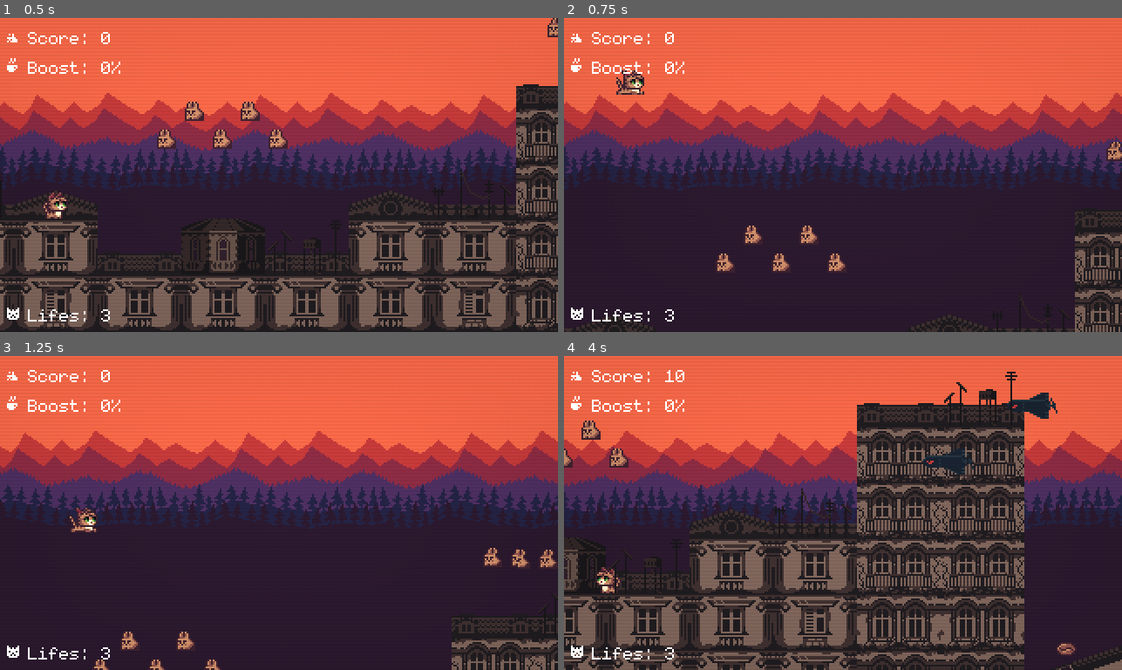
Above: before the commit, frames 1-4 (two rows, left to right).
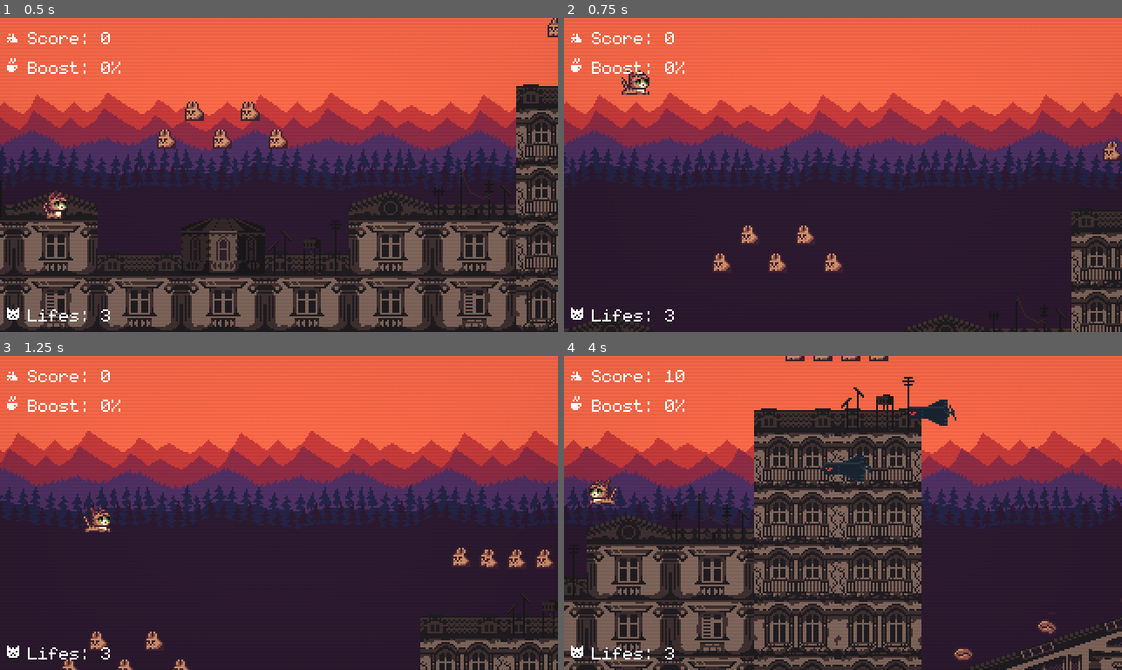
Above: after the commit, the same moments.

Repository: darkgraycat/marcy-runner-gd
Game: Godot game, scene res://autoload/main.tscn
Two runs of this game, one before a commit and one after it. Both use one fixed random seed, a clock stepped at 60 frames per second and the inputs below.
Inputs:
- Up to frame 1 (0.5 s): no input
- Up to frame 2 (0.75 s): tap Enter (debug_action) at 0.5 s; hold W (move_right) from 0.53 s (still down); hold Space (jump) from 0.53 s (still down)
- Up to frame 3 (1.25 s): keep holding W (move_right); keep holding Space (jump)
- Up to frame 4 (4 s): release W (move_right) at 1.28 s; release Space (jump) at 1.28 s; hold Q (move_left) 1.28-2.03 s; tap Space (jump) at 1.35, 1.52, 1.82, 2.85, 3.02, 3.32 s; hold Space (jump) 2.03-2.78 s; hold W (move_right) 2.03-3.53 s; hold Q (move_left) from 3.53 s (still down); hold Space (jump) from 3.53 s (still down)

Frame 1 is identical in both runs. In frame 2, 4.8% of the frame differs, in the area x 0-100%, y 16-100%; in frame 3, 9.2%; in frame 4, 45%, in the area x 0-100%, y 0-100%.

Commit message:
feat(): renamed stats to attributes

Diff:
--- /dev/null
+++ b/components/c_attributes.gd
@@ -0,0 +1,49 @@
+class_name CAttributes extends Node
+
+signal changed(key: String, value: float)
+signal switched(key: String, value: bool)
+
+@export var data: CAttributesResource
+
+
+func _ready() -> void:
+	assert(data, "CAttributesResource is not defined")
+	data._init()
+
+
+func getv(key: String) -> float:
+	return data._attrs[key]
+
+
+func setv(key: String, value: float) -> void:
+	data._attrs[key] = value
+	changed.emit(key, value)
+
+
+func modv(key: String, value: float) -> float:
+	setv(key, value)
+	return data._attrs[key]
+
+
+func geti(key: String) -> int:
+	return int(data._attrs[key])
+
+
+func seti(key: String, value: int) -> void:
+	data._attrs[key] = float(value)
+	changed.emit(key, value)
+
+
+func modi(key: String, value: int) -> int:
+	seti(key, value)
+	return int(data._attrs[key])
+
+
+
+func enabled(key: String) -> bool:
+	return data._attrs[key] > 0.0
+
+
+func switch(key: String, flag: bool) -> void:
+	data._attrs[key] = 1.0 if flag else 0.0
+	switched.emit(key, flag)
--- a/components/stats/stats.resource.gd
+++ b/components/c_attributes.resource.gd
@@ -1,4 +1,4 @@
-@abstract class_name StatsResource extends Resource
+@abstract class_name CAttributesResource extends Resource
 
 var _attrs: Dictionary[String, float]
 
@@ -6,5 +6,6 @@
 @abstract
 func get_attributes() -> Dictionary[String, float]
 
+
 func _init() -> void:
 	_attrs = get_attributes()
--- a/components/stats/collection/player.stats.resource.gd
+++ b/components/c_attributes.resource/attr.player.resource.gd
@@ -1,4 +1,4 @@
-class_name PlayerStatsResource extends StatsResource
+class_name AttrPlayer extends CAttributesResource
 
 const Key = {
 	Health = "Health",
@@ -6,6 +6,7 @@
 	Acceleration = "Acceleration",
 	MoveVelocity = "MoveVelocity",
 	JumpVelocity = "JumpVelocity",
+	JumpsAmount = "JumpsAmount"
 }
 
 @export var attributes: Dictionary[String, float] = {
@@ -13,6 +14,7 @@
 	Key.Acceleration: 5.0,
 	Key.MoveVelocity: 100.0,
 	Key.JumpVelocity: 250.0,
+	Key.JumpsAmount: 1,
 	Key.Invincible: 1
 }
 
--- a/components/c_controller.gd
+++ b/components/c_controller.gd
@@ -1,9 +1,9 @@
 class_name CController extends Control
 
-signal move_pressed(axis: float)
-signal move_released()
-signal jump_pressed()
-signal jump_released()
+signal move_started(axis: float)
+signal move_stopped()
+signal jump_started()
+signal jump_stopped()
 
 enum Key { Left, Right, Jump }
 
@@ -19,10 +19,10 @@
 	or event.is_action_pressed(scheme[Key.Right]) \
 	or event.is_action_released(scheme[Key.Right]):
 		var axis := Input.get_axis(scheme[Key.Left], scheme[Key.Right])
-		if axis: move_pressed.emit(axis)
-		else: move_released.emit()
+		if axis: move_started.emit(axis)
+		else: move_stopped.emit()
 
 	if event.is_action_pressed(scheme[Key.Jump]):
-		jump_pressed.emit()
+		jump_started.emit()
 	if event.is_action_released(scheme[Key.Jump]):
-		jump_released.emit()
+		jump_stopped.emit()
--- a/components/c_jumping.gd
+++ b/components/c_jumping.gd
@@ -11,12 +11,12 @@
 	assert(body, "CharacterBody2D is not defined")
 	jumps_left = jumps_max
 
-func jump_start() -> bool:
+func jump() -> bool:
 	if is_jumping || jumps_left <= 0: return false
 	body.velocity.y = -jump_force
 	jumps_left -= 1
 	is_jumping = true
 	return is_jumping
 
-func jump_release() -> void:
+func stop() -> void:
 	pass
--- a/components/stats/stats.component.gd
+++ /dev/null
@@ -1,35 +0,0 @@
-class_name StatsComponent extends Component
-
-signal changed(key: String, value: float)
-
-@export var stats: StatsResource
-
-
-func _ready() -> void:
-	assert(stats, "StatsResource is not defined")
-	stats._init()
-
-
-func getv(key: String) -> float:
-	return stats._attrs[key]
-
-
-func setv(key: String, value: float) -> float:
-	stats._attrs[key] = value
-	changed.emit(key, value)
-	return value
-
-
-func modv(key: String, value: float) -> float:
-	stats._attrs[key] += value
-	changed.emit(key, stats._attrs[key])
-	return stats._attrs[key]
-
-
-func enabled(key: String) -> bool:
-	return stats._attrs[key] > 0.0
-
-
-func switch(key: String, flag: bool) -> void:
-	stats._attrs[key] = 1.0 if flag else 0.0
-	changed.emit(key, stats._attrs[key])
--- a/resources/stats/player_stats.tres
+++ /dev/null
@@ -1,7 +0,0 @@
-[gd_resource type="Resource" script_class="PlayerStatsResource" load_steps=2 format=3 uid="uid://brd33m1vywtax"]
-
-[ext_resource type="Script" uid="uid://c37x7uitxl307" path="res://components/stats/collection/player.stats.resource.gd" id="1_7kogv"]
-
-[resource]
-script = ExtResource("1_7kogv")
-metadata/_custom_type_script = "uid://c37x7uitxl307"
--- a/scenes/entities/enemy/enemy.gd
+++ b/scenes/entities/enemy/enemy.gd
@@ -9,6 +9,7 @@
 @export var status_effects: Array[StatusEffectResource] = []
 
 @onready var c_velocity: CVelocity = $Components/CVelocity
+@onready var c_gravity: CGravity = $Components/CGravity
 
 var is_dying: bool = false
 
@@ -22,7 +23,11 @@
 	if c_velocity: c_velocity.move(movement_direction)
 
 
-func _physics_process(_delta: float) -> void:
+func _physics_process(delta: float) -> void:
+	# TODO: it just doesnt work
+	# solution: dont use Base classes on entities
+	# 			do a full composition instead
+	if c_gravity: c_gravity.apply_gravity(delta)
 	move_and_slide()
 
 
--- a/scenes/entities/enemy/slow_station.enemy.tscn
+++ b/scenes/entities/enemy/slow_station.enemy.tscn
@@ -1,10 +1,11 @@
-[gd_scene load_steps=12 format=3 uid="uid://esk118apvowd"]
+[gd_scene load_steps=13 format=3 uid="uid://esk118apvowd"]
 
 [ext_resource type="Script" uid="uid://ci1vbr35wldyi" path="res://scenes/entities/enemy/enemy.gd" id="1_h4mso"]
 [ext_resource type="Script" uid="uid://bgls2w0utsm1a" path="res://components/status_effect/status_effect.resource.gd" id="2_cc8sq"]
 [ext_resource type="Texture2D" uid="uid://bhfr557mvmy7c" path="res://assets/sprites/enemies.png" id="2_qb5fb"]
 [ext_resource type="Resource" uid="uid://bvukyg7q2cjwg" path="res://resources/status_effects/dispel_speed_timed.status_effect.tres" id="3_2gisq"]
 [ext_resource type="Resource" uid="uid://bam4wp1arw58h" path="res://resources/status_effects/slow_25_5s.status_effect.tres" id="4_nm7ey"]
+[ext_resource type="Script" uid="uid://2ijufwrafa3" path="res://components/c_gravity.gd" id="5_nm7ey"]
 
 [sub_resource type="Animation" id="Animation_y7108"]
 length = 0.001
@@ -80,6 +81,13 @@
 status_effects = Array[ExtResource("2_cc8sq")]([ExtResource("3_2gisq"), ExtResource("4_nm7ey")])
 metadata/_custom_type_script = "uid://ci1vbr35wldyi"
 
+[node name="Node" type="Node" parent="."]
+
+[node name="CGravity" type="Node" parent="Node" node_paths=PackedStringArray("body")]
+script = ExtResource("5_nm7ey")
+body = NodePath("../..")
+metadata/_custom_type_script = "uid://2ijufwrafa3"
+
 [node name="Sprite2D" type="Sprite2D" parent="."]
 position = Vector2(0, -2)
 texture = ExtResource("2_qb5fb")
--- a/scenes/entities/player/player.gd
+++ b/scenes/entities/player/player.gd
@@ -8,8 +8,8 @@
 @onready var health_component: HealthComponent = $HealthComponent
 @onready var jumping_component: JumpingComponent = $JumpingComponent
 @onready var status_effect_component: StatusEffectComponent = $StatusEffectComponent
-@onready var stats_component: StatsComponent = $StatsComponent
 
+@onready var c_attributes: CAttributes = $Components/CAttributes
 @onready var c_velocity: CVelocity = $Components/CVelocity
 @onready var c_jumping: CJumping = $Components/CJumping
 @onready var c_gravity: CGravity = $Components/CGravity
@@ -25,25 +25,27 @@
 
 
 func _ready() -> void:
-	c_velocity.target_speed = stats_component.getv(PlayerStatsResource.Key.MoveVelocity)
-	c_velocity.acceleration = stats_component.getv(PlayerStatsResource.Key.Acceleration)
+	c_velocity.target_speed = c_attributes.getv(AttrPlayer.Key.MoveVelocity)
+	c_velocity.acceleration = c_attributes.getv(AttrPlayer.Key.Acceleration)
+	c_jumping.jump_force = c_attributes.getv(AttrPlayer.Key.JumpVelocity)
+	c_jumping.jumps_max = c_attributes.geti(AttrPlayer.Key.JumpsAmount)
 
-	jumping_component.target_force = stats_component.getv(PlayerStatsResource.Key.JumpVelocity)
-	health_component.health = stats_component.getv(PlayerStatsResource.Key.Health)
+	jumping_component.target_force = c_attributes.getv(AttrPlayer.Key.JumpVelocity)
+
+	health_component.health = c_attributes.getv(AttrPlayer.Key.Health)
 
 	health_component.died.connect(func() -> void:
 		die.call_deferred())
 	health_component.health_changed.connect(func(health: float) -> void:
-		stats_component.setv(PlayerStatsResource.Key.Health, health)
-		Events.emit_player_attr_updated(PlayerStatsResource.Key.Health, health))
+		c_attributes.setv(AttrPlayer.Key.Health, health)
+		Events.emit_player_attr_updated(AttrPlayer.Key.Health, health))
 
-	stats_component.changed.connect(Events.emit_player_attr_updated)
+	c_attributes.changed.connect(Events.emit_player_attr_updated)
 
-	c_controller.jump_pressed.connect(c_jumping.jump_start)
-	c_controller.jump_released.connect(c_jumping.jump_release)
-
-	c_controller.move_pressed.connect(c_velocity.move)
-	c_controller.move_released.connect(c_velocity.stop)
+	c_controller.jump_started.connect(c_jumping.jump)
+	c_controller.jump_stopped.connect(c_jumping.stop)
+	c_controller.move_started.connect(c_velocity.move)
+	c_controller.move_stopped.connect(c_velocity.stop)
 
 	# to deprecate
 	status_effect_component.status_effect_applied.connect(_on_status_effect_component_status_effect_changed.bind(true))
--- a/scenes/entities/player/player.tscn
+++ b/scenes/entities/player/player.tscn
@@ -3,18 +3,26 @@
 [ext_resource type="Script" uid="uid://bume0mbttyflh" path="res://scenes/entities/player/player.gd" id="1_0v5uu"]
 [ext_resource type="Texture2D" uid="uid://syrf6g8dkf6e" path="res://assets/sprites/player.png" id="1_ag6t7"]
 [ext_resource type="Script" uid="uid://xypka0y55jpc" path="res://components/c_velocity.gd" id="2_7wli1"]
+[ext_resource type="Script" uid="uid://h2mdqe3frm8p" path="res://components/c_attributes.resource/attr.player.resource.gd" id="3_7wli1"]
 [ext_resource type="Script" uid="uid://d1lxjscjl0323" path="res://components/status_effect/status_effect.component.gd" id="3_bjvvg"]
 [ext_resource type="Script" uid="uid://dy6qhmjt4pmha" path="res://components/c_jumping.gd" id="4_7wli1"]
 [ext_resource type="Script" uid="uid://b34u6dd7dmw05" path="res://components/health/health.component.gd" id="4_8akj5"]
 [ext_resource type="PackedScene" uid="uid://bnssyl4v6wjh8" path="res://scenes/ui/debug_label.tscn" id="5_bjvvg"]
 [ext_resource type="Script" uid="uid://hlc5ax0yoigb" path="res://components/jumping/jumping.component.gd" id="6_1murt"]
-[ext_resource type="Script" uid="uid://c1ylr1hjdc3j" path="res://components/stats/stats.component.gd" id="8_7wli1"]
+[ext_resource type="Script" uid="uid://c1ylr1hjdc3j" path="res://components/c_attributes.gd" id="8_7wli1"]
 [ext_resource type="Script" uid="uid://2ijufwrafa3" path="res://components/c_gravity.gd" id="8_ovg4i"]
-[ext_resource type="Script" uid="uid://c37x7uitxl307" path="res://components/stats/collection/player.stats.resource.gd" id="9_7wli1"]
-
-[sub_resource type="Resource" id="Resource_xy2vv"]
-script = ExtResource("9_7wli1")
-metadata/_custom_type_script = "uid://c37x7uitxl307"
+
+[sub_resource type="Resource" id="Resource_j0oqr"]
+script = ExtResource("3_7wli1")
+attributes = Dictionary[String, float]({
+"Acceleration": 5.0,
+"Health": 5.0,
+"Invincible": 1.0,
+"JumpVelocity": 250.0,
+"JumpsAmount": 1.0,
+"MoveVelocity": 150.0
+})
+metadata/_custom_type_script = "uid://h2mdqe3frm8p"
 
 [sub_resource type="Animation" id="Animation_8akj5"]
 length = 0.001
@@ -206,6 +214,11 @@
 
 [node name="Components" type="Node" parent="."]
 
+[node name="CAttributes" type="Node" parent="Components"]
+script = ExtResource("8_7wli1")
+data = SubResource("Resource_j0oqr")
+metadata/_custom_type_script = "uid://c1ylr1hjdc3j"
+
 [node name="CVelocity" type="Node" parent="Components" node_paths=PackedStringArray("body")]
 script = ExtResource("2_7wli1")
 body = NodePath("../..")
@@ -238,11 +251,6 @@
 parent = NodePath("..")
 metadata/_custom_type_script = "uid://b34u6dd7dmw05"
 
-[node name="StatsComponent" type="Node" parent="."]
-script = ExtResource("8_7wli1")
-stats = SubResource("Resource_xy2vv")
-metadata/_custom_type_script = "uid://c1ylr1hjdc3j"
-
 [node name="Sprite2D" type="Sprite2D" parent="."]
 position = Vector2(0, -8)
 texture = ExtResource("1_ag6t7")
--- a/scenes/ui/level_ui_canvas_layer.gd
+++ b/scenes/ui/level_ui_canvas_layer.gd
@@ -9,7 +9,7 @@
 	Variables.updated.connect(_on_variables_updated)
 	Events.effects_updated.connect(_on_effects_updated)
 	Events.player_attr_updated.connect(func(key: String, value: float) -> void:
-		if key == PlayerStatsResource.Key.Health: set_lifes_value(value))
+		if key == AttrPlayer.Key.Health: set_lifes_value(value))
 
 	_on_variables_updated()
 	_on_effects_updated(null)
Renamed: components/stats/stats.component.gd.uid -> components/c_attributes.gd.uid
Renamed: components/stats/stats.resource.gd.uid -> components/c_attributes.resource.gd.uid
Not shown, added: components/c_attributes.resource/attr.player.resource.gd.uid
Not shown, removed: components/stats/collection/player.stats.resource.gd.uid
